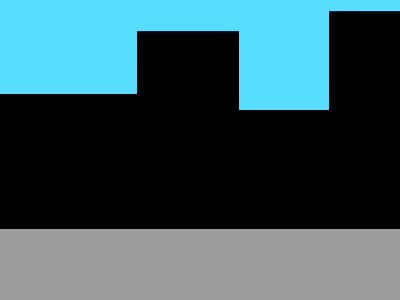
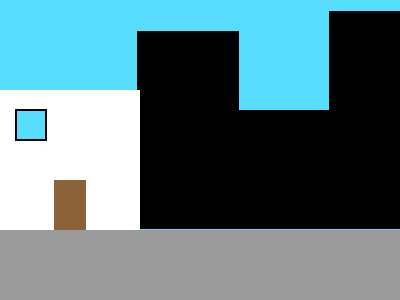
Comparing the layer stacks of the two 400x300 images. Changes:
added group "house1" with 3 layers above "Rectangle 4" over [0, 90, 140, 230]
added layer "Rectangle 6" in group "house1" over [17, 111, 45, 139]
added layer "Rectangle 5" in group "house1" over [54, 180, 86, 230]
moved "Rectangle 1" into group "house1", painted on it over [0, 90, 140, 230]
painted on "street" over [0, 229, 400, 230]
